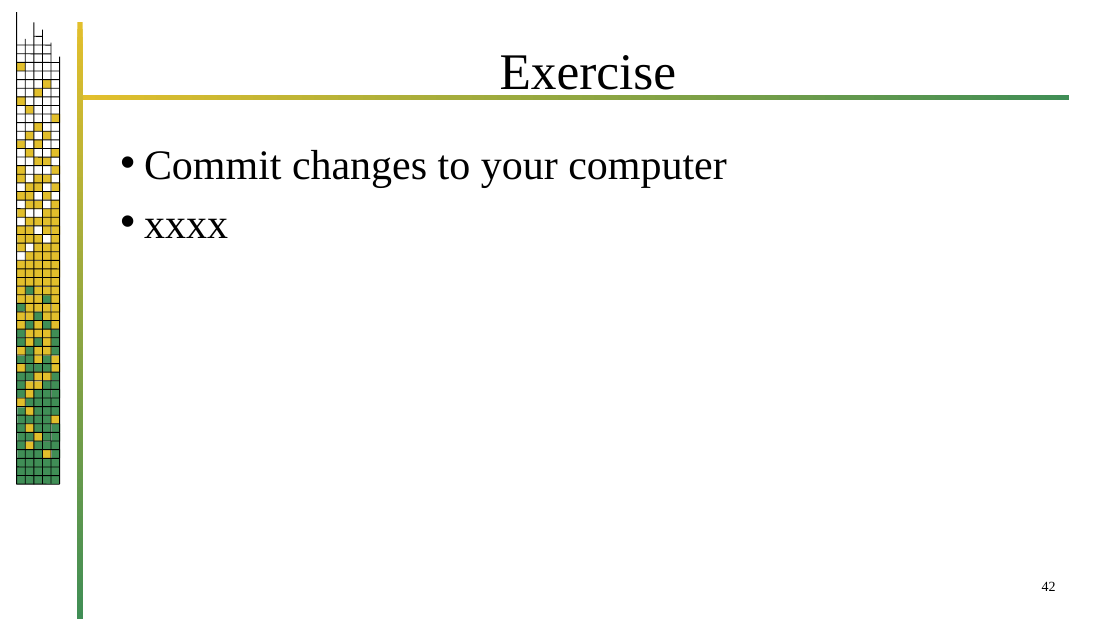
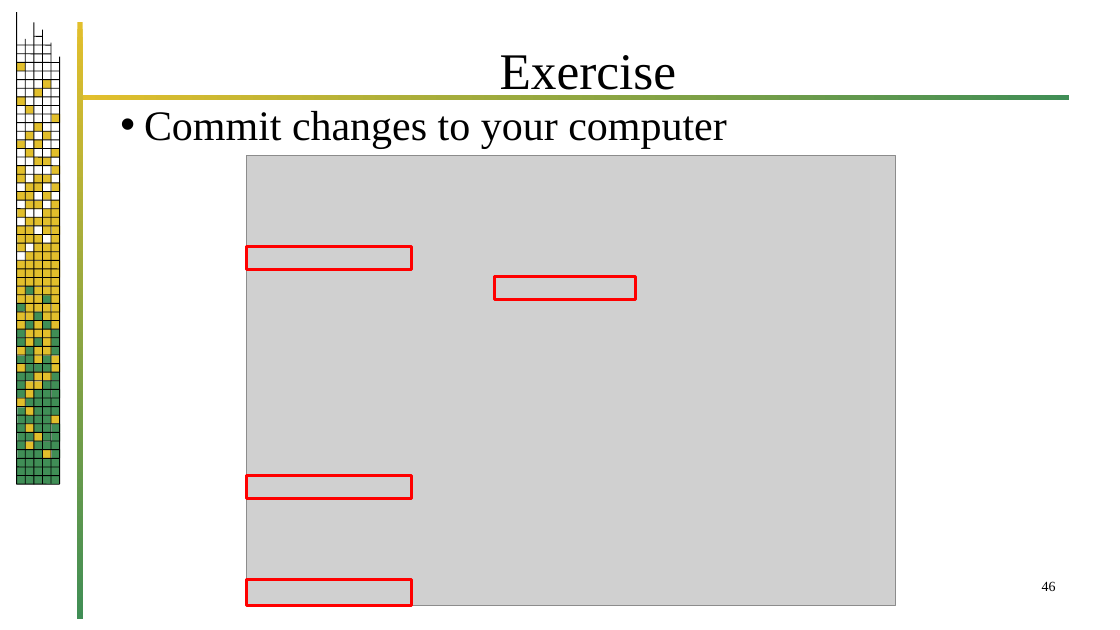
Before and after one commit to jrb28/git, a slide deck: slide 46 of 26bGit.pptx (slide 42 before the commit). Drawn at 1120x630 pixels with LibreOffice and Linux fonts; fonts in the diff are those of the drawing; grey boxes stand for pictures; background and template pictures are left out. Boxes give left, top, right and bottom in pixels: in the first picture for what was removed or moved away, otherwise in the second. Text is boxed around its words. In the diff, an @@ line names an element or a change of style, - is before the commit and + after.

```diff
--- a/26bGit.pptx
+++ b/26bGit.pptx
@@ text "Commit changes to your computer": place and size @@
-text "Commit changes to your computer" at <box>144,150,726,238</box>
+text "Commit changes to your computer" at <box>144,111,726,148</box>
@@ text at <box>144,218,228,238</box>: paragraph removed @@
-• xxxx
@@ group added at <box>246,155,896,607</box>: 4 rectangles, 1 picture @@
@@ page number at <box>1042,581,1056,591</box>: text changed @@
-42
+46
```
Also in this commit, not shown: 3 other slides changed, 4 slides added.
